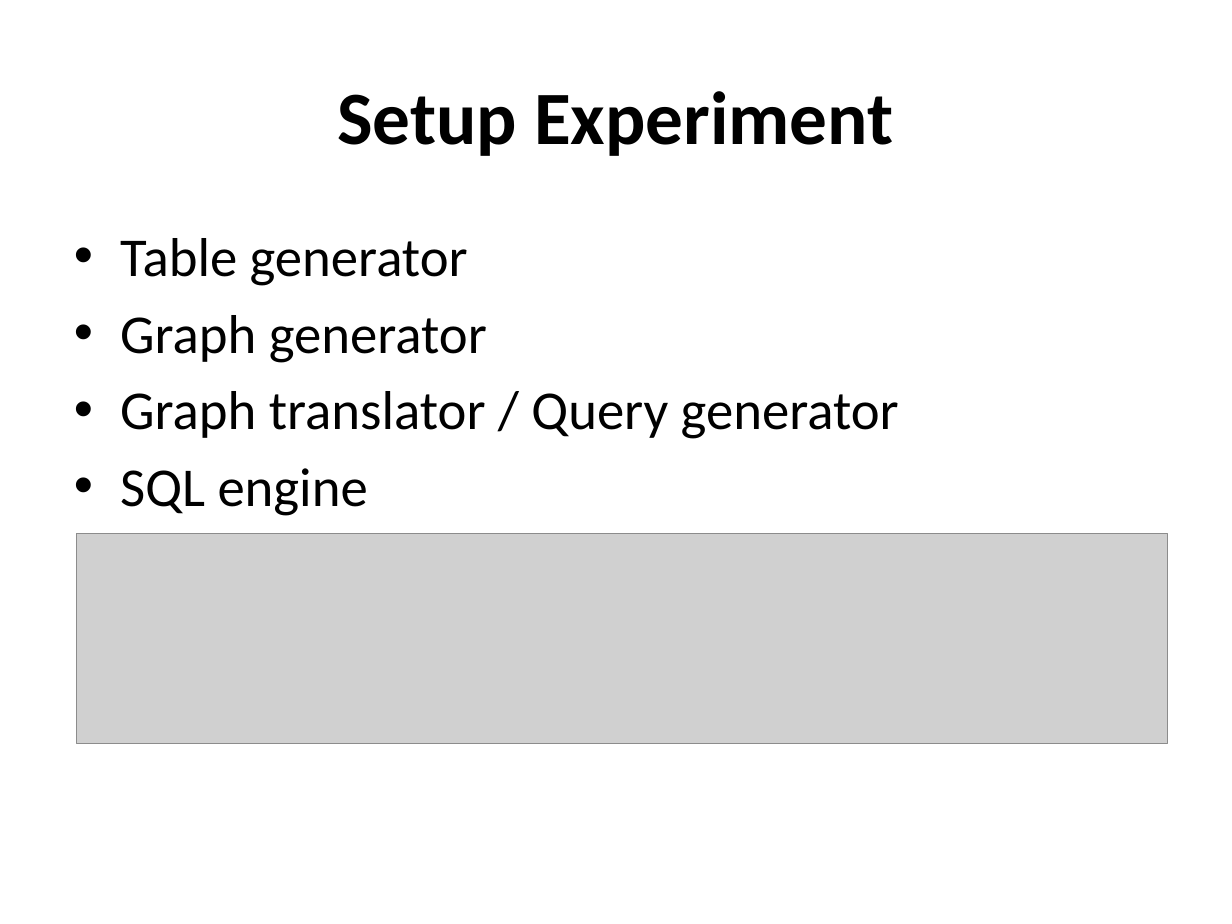
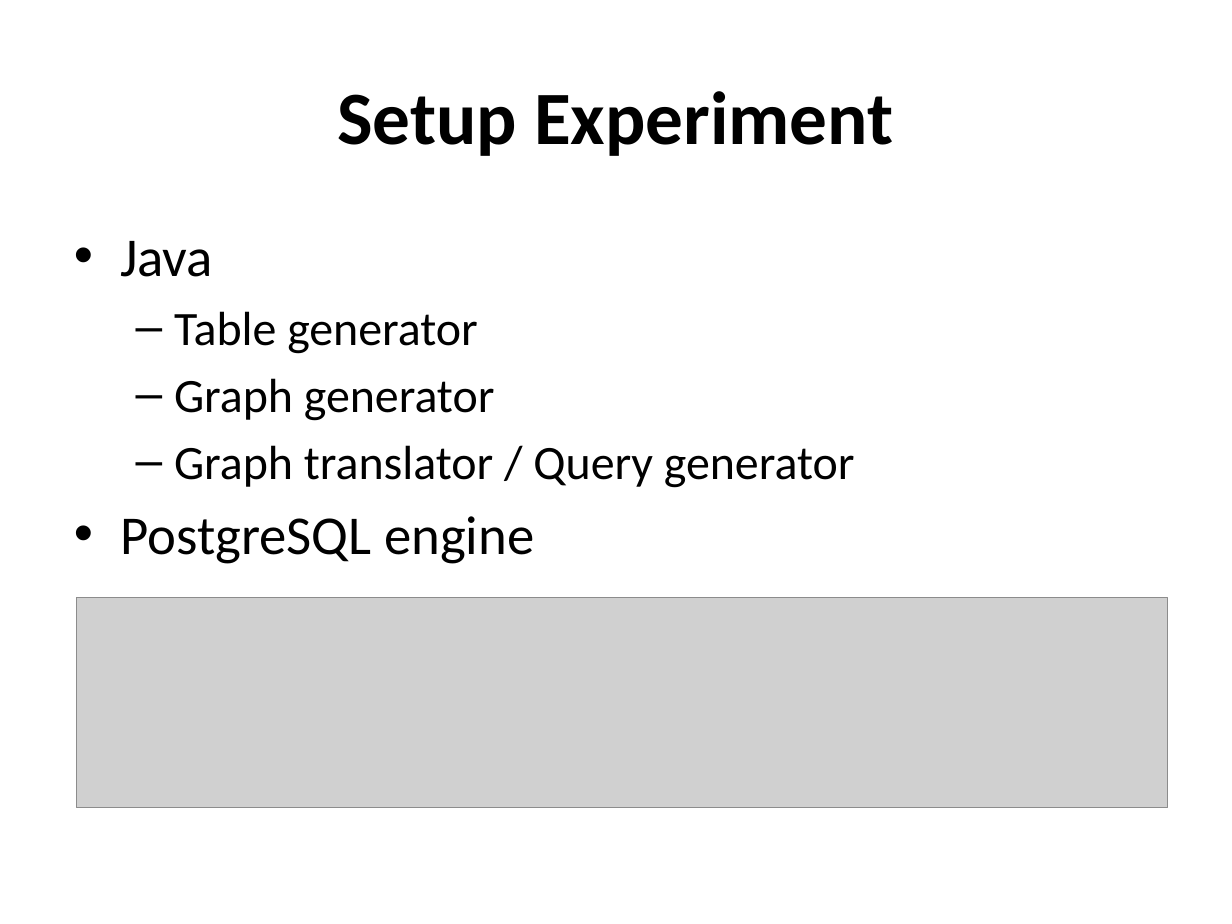
Before and after one commit to JulesWulms/database-technology, a slide deck: slide 13 of Presentation/Presentation1.pptx. Drawn at 1232x924 pixels with LibreOffice and Linux fonts; fonts in the diff are those of the drawing; grey boxes stand for pictures. Boxes give left, top, right and bottom in pixels: in the first picture for what was removed or moved away, otherwise in the second. Text is boxed around its words. In the diff, an @@ line names an element or a change of style, - is before the commit and + after.

Commit message:
changed the slide a bit
experimental setup and provisionl conslusion

```diff
--- a/Presentation/Presentation1.pptx
+++ b/Presentation/Presentation1.pptx
@@ text at (120,241,213,277): paragraph added @@
+• Java
@@ text at (174,311,855,488): size 32 to 28 pt in "Table generator", "Graph generator", "Graph translator / Query generator"; bullet • to –; list level 1 to 2 in "Table generator"; list level 1 to 2 in "Graph generator"; list level 1 to 2 in "Graph translator / Query generator" @@
@@ text at (120,516,534,564): text changed @@
-• SQL engine
+• PostgreSQL engine
@@ picture: place and size @@
-picture at (76,533,1168,744)
+picture at (76,598,1168,808)
```
Also in this commit, not shown: 1 other slide changed.
